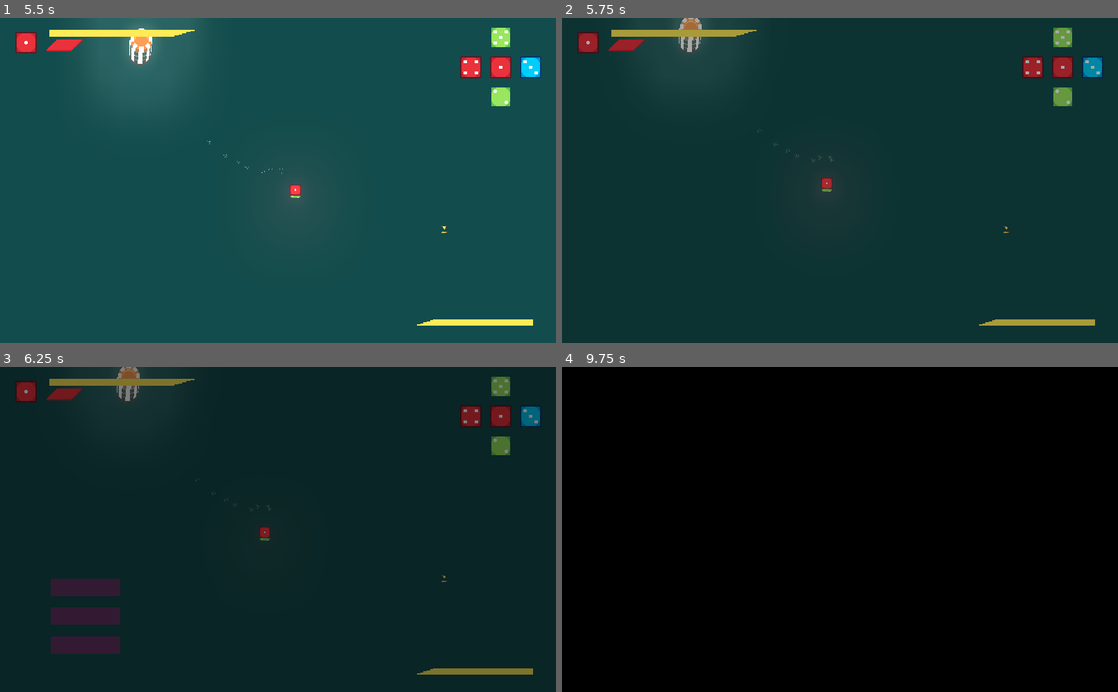
Above: before the commit, frames 1-4 (two rows, left to right).
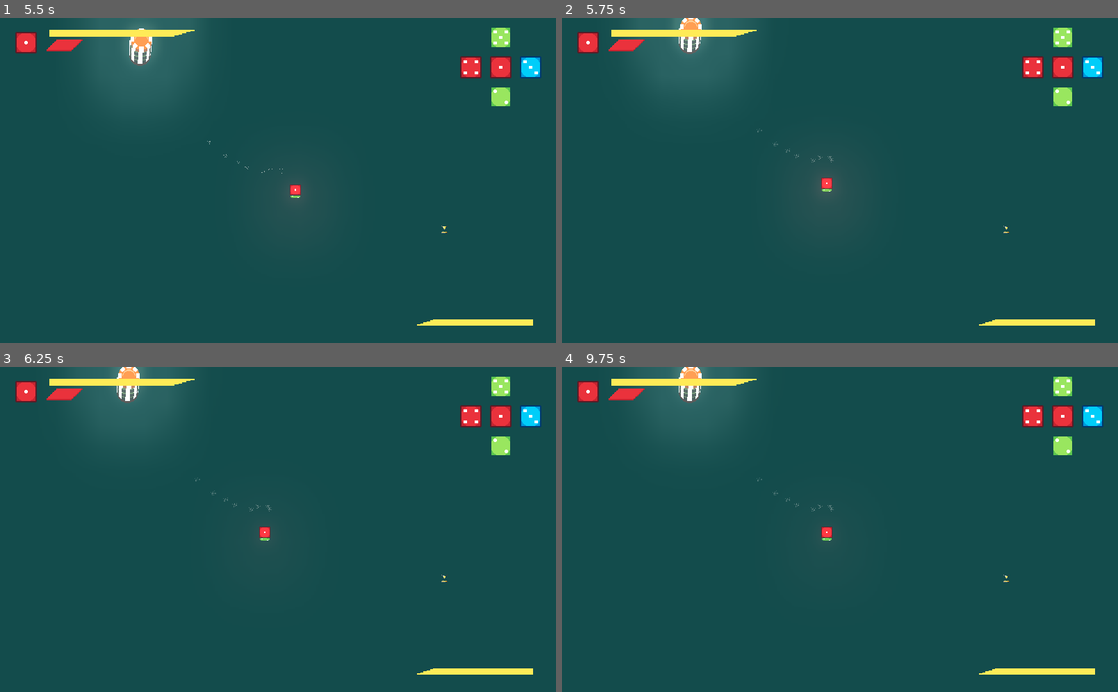
Above: after the commit, the same moments.

Repository: andrebariani/gmtk2022
Game: Godot game, scene res://src/ui/menu/MainMenu.tscn
Same seed, same stepped clock (60 frames per second), same inputs: the game is played once before the commit and once after it. The engine's default icon, where the game draws it, is replaced by a stand-in: a white triangle on a blue panel in a dark square.
Inputs (mouse positions are in pixels of both pictures, inside the frame that each line leads up to):
- Up to frame 1 (5.5 s): click "Play" at 0.5 s; click "Play" at 1.25 s; tap Enter (ui_accept) at 2, 2.27, 3.02, 4.52, 5.27 s; move the mouse to (400, 164) at 2.02 s; hold D (move_right) 2.03-2.78 s; click (400, 164) at 2.1 s; move the mouse to (166, 196) at 2.77 s; hold S (move_down) 2.78-3.53 s; tap Space (roll) at 2.85, 4.35 s; move the mouse to (333, 109) at 3.52 s; hold D (move_right) 3.53-4.28 s; click (333, 109) at 3.6 s; move the mouse to (250, 245) at 4.27 s; hold W (move_up) 4.28-5.03 s; move the mouse to (444, 229) at 5.02 s; hold A (move_left) from 5.03 s (still down); click (444, 229) at 5.1 s
- Up to frame 2 (5.75 s): keep holding A (move_left); tap Escape (ui_cancel) at 5.65 s
- Up to frame 3 (6.25 s): keep holding A (move_left); move the mouse to (111, 480) at 5.77 s; tap Space (roll) at 5.85 s; tap Enter (ui_accept) at 6.02 s
- Up to frame 4 (9.75 s): tap Enter (ui_accept) at 6.5, 8.27, 9.02 s; move the mouse to (867, 529) at 6.52 s; release A (move_left) at 6.53 s; hold S (move_down) 6.53-7.25 s; click (867, 529) at 6.6 s; click (645, 588) at 7.25 s, where only the run before the commit has a clickable "Back"; move the mouse to (756, 448) at 8.02 s; hold D (move_right) 8.03-8.78 s; tap Space (roll) at 8.1, 9.6 s; move the mouse to (962, 513) at 8.77 s; hold W (move_up) 8.78-9.53 s; click (962, 513) at 8.85 s; move the mouse to (728, 545) at 9.52 s; hold D (move_right) from 9.53 s (still down)

Frame 1 is identical in both runs. In frame 2, 100% of the frame differs, in the area x 0-100%, y 0-100%; in frame 3, 100%; in frame 4, 100%.

Commit message:
Update slider volume

Diff:
--- a/project.godot
+++ b/project.godot
@@ -85,6 +85,10 @@
 window/stretch/mode="2d"
 window/stretch/aspect="keep"
 
+[gui]
+
+theme/custom="res://src/ui/menu/volume_theme.tres"
+
 [importer_defaults]
 
 texture={
--- a/src/ui/menu/Pause.tscn
+++ b/src/ui/menu/Pause.tscn
@@ -1,10 +1,11 @@
-[gd_scene load_steps=16 format=2]
+[gd_scene load_steps=17 format=2]
 
 [ext_resource path="res://src/ui/menu/MenuButton.gd" type="Script" id=1]
 [ext_resource path="res://src/ui/menu/HSlider.gd" type="Script" id=2]
 [ext_resource path="res://src/ui/menu/PauseMenu.gd" type="Script" id=3]
 [ext_resource path="res://assets/sprites/ui/MenuButtonHover.png" type="Texture" id=4]
 [ext_resource path="res://src/ui/menu/MenuFont.tres" type="DynamicFont" id=5]
+[ext_resource path="res://src/ui/menu/volume_theme.tres" type="Theme" id=6]
 [ext_resource path="res://assets/sprites/ui/MenuButton.png" type="Texture" id=9]
 [ext_resource path="res://assets/sprites/ui/MenuButtonPressed.png" type="Texture" id=10]
 
@@ -184,6 +185,7 @@
 
 [node name="Pause" type="ColorRect"]
 pause_mode = 2
+visible = false
 anchor_right = 1.0
 anchor_bottom = 1.0
 mouse_filter = 2
@@ -194,7 +196,6 @@
 }
 
 [node name="PauseMenu" type="Control" parent="."]
-visible = false
 anchor_right = 1.0
 anchor_bottom = 1.0
 script = ExtResource( 3 )
@@ -322,6 +323,7 @@
 grow_horizontal = 2
 grow_vertical = 2
 rect_min_size = Vector2( 170, 0 )
+theme = ExtResource( 6 )
 max_value = 40.0
 value = 20.0
 script = ExtResource( 2 )
@@ -354,6 +356,7 @@
 grow_horizontal = 2
 grow_vertical = 2
 rect_min_size = Vector2( 170, 0 )
+theme = ExtResource( 6 )
 max_value = 40.0
 value = 20.0
 script = ExtResource( 2 )
--- /dev/null
+++ b/src/ui/menu/volume_theme.tres
@@ -0,0 +1,20 @@
+[gd_resource type="Theme" load_steps=5 format=2]
+
+[ext_resource path="res://assets/sprites/pointers/mira.png" type="Texture" id=1]
+
+[sub_resource type="StyleBoxLine" id=1]
+color = Color( 0, 1, 0.952941, 1 )
+
+[sub_resource type="StyleBoxLine" id=2]
+color = Color( 0, 0.929412, 1, 1 )
+
+[sub_resource type="StyleBoxLine" id=3]
+color = Color( 1, 1, 1, 1 )
+
+[resource]
+HSlider/icons/grabber = ExtResource( 1 )
+HSlider/icons/grabber_disabled = ExtResource( 1 )
+HSlider/icons/grabber_highlight = ExtResource( 1 )
+HSlider/styles/grabber_area = SubResource( 1 )
+HSlider/styles/grabber_area_highlight = SubResource( 2 )
+HSlider/styles/slider = SubResource( 3 )
